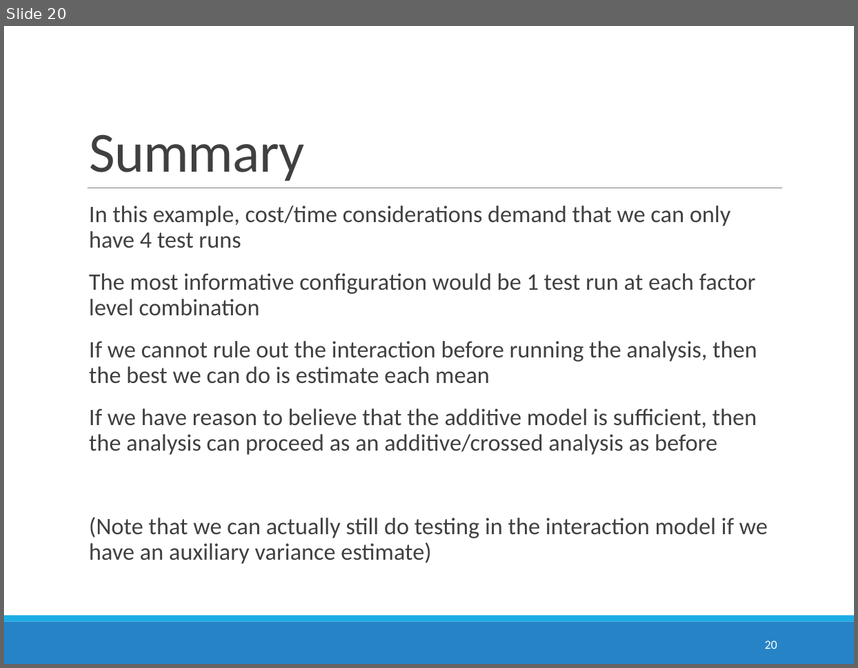
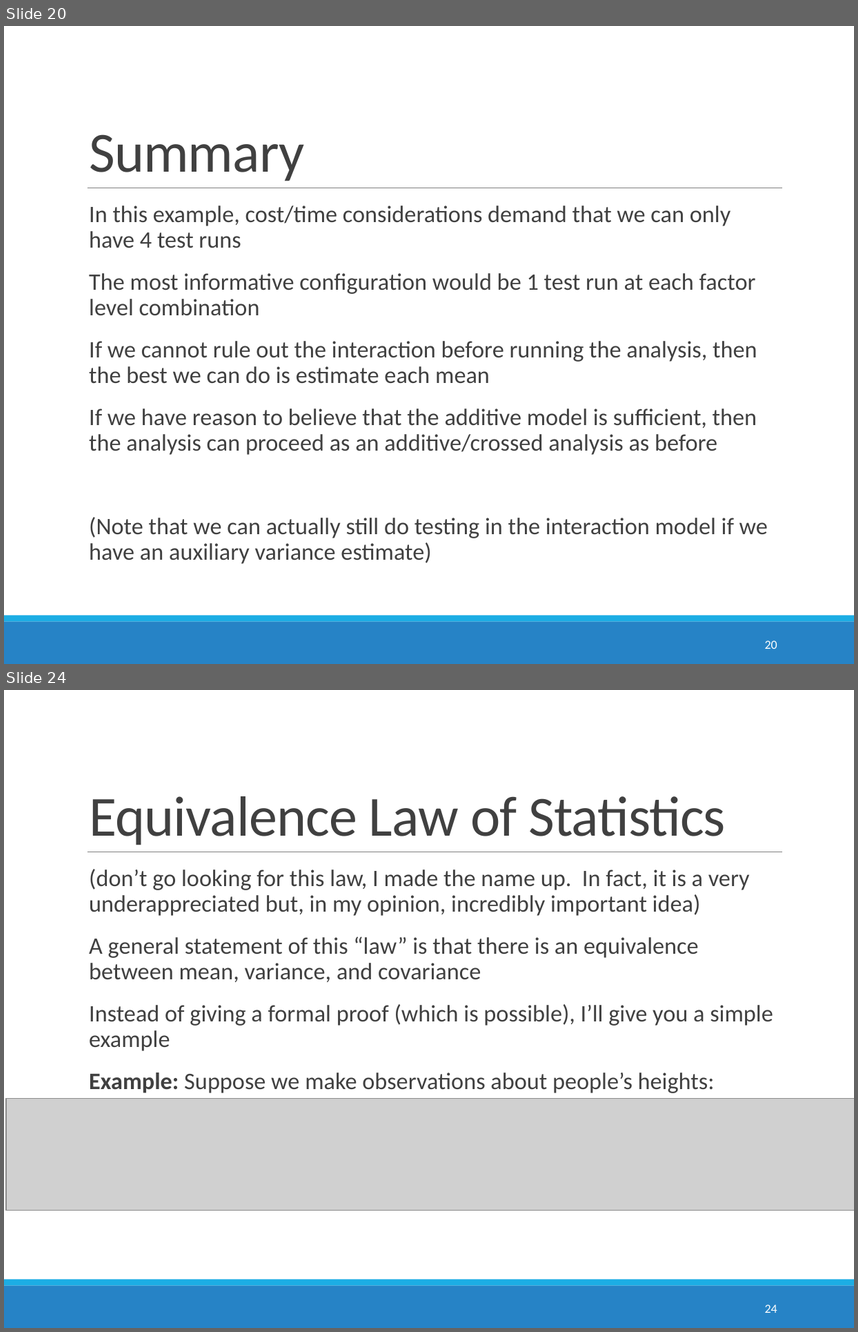
Before and after one commit to STAT6302/lectures, a slide deck: multiWayANOVA/14_multifactorStudiesWithoutReplication.pptx. Shown one above the other, each under a label of ours: slide 20 before the commit, slides 20 and 24 after it; the slides between them are not shown. The pictures are 858x668 and 858x1332 pixels, drawn with LibreOffice and Linux fonts; fonts in the diff are those of the drawing; grey boxes stand for pictures. Boxes give left, top, right and bottom in pixels: in the first picture for what was removed or moved away, otherwise in the second. Text is boxed around its words. In the diff, an @@ line names an element or a change of style, - is before the commit and + after.

```diff
--- a/multiWayANOVA/14_multifactorStudiesWithoutReplication.pptx
+++ b/multiWayANOVA/14_multifactorStudiesWithoutReplication.pptx
@@ slide 24 added at (4,690,854,1328), background #FFFFFF; not listed: 3 template elements that a slide beside it also shows @@
@@ title added at (89,796,726,845), 48 pt, text #404040 @@
+Equivalence Law of Statistics
@@ text added at (89,869,773,1093), 20 pt, text #404040 @@
+  (don’t go looking for this law, I made the name up. In fact, it is a very underappreciated but, in my opinion, incredibly important idea)
+  A general statement of this “law” is that there is an equivalence between mean, variance, and covariance
+  Instead of giving a formal proof (which is possible), I’ll give you a simple example
+  Example: Suppose we make observations about people’s heights:
@@ picture added at (5,1098,854,1210) @@
@@ page number added at (765,1304,777,1312), 10.5 pt, text #FFFFFF @@
+24
```
Also in this commit, not shown: 1 slide changed, 5 other slides added, 2 other files.
